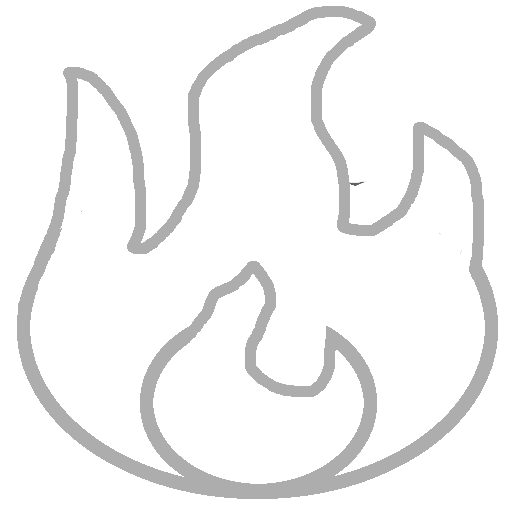
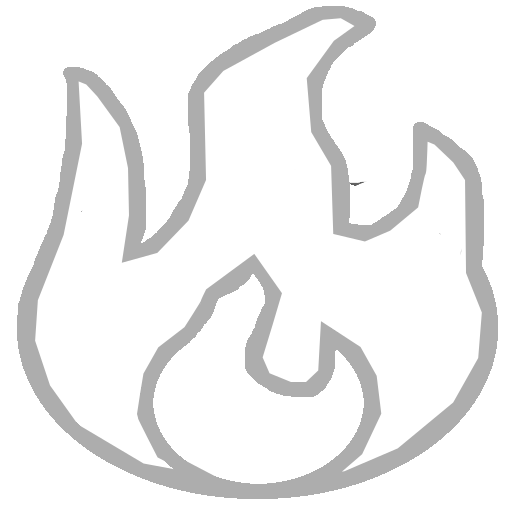
Layer changes from the first 512x512 image to the second:
painted on "Layer #3" over [30, 17, 485, 477]
